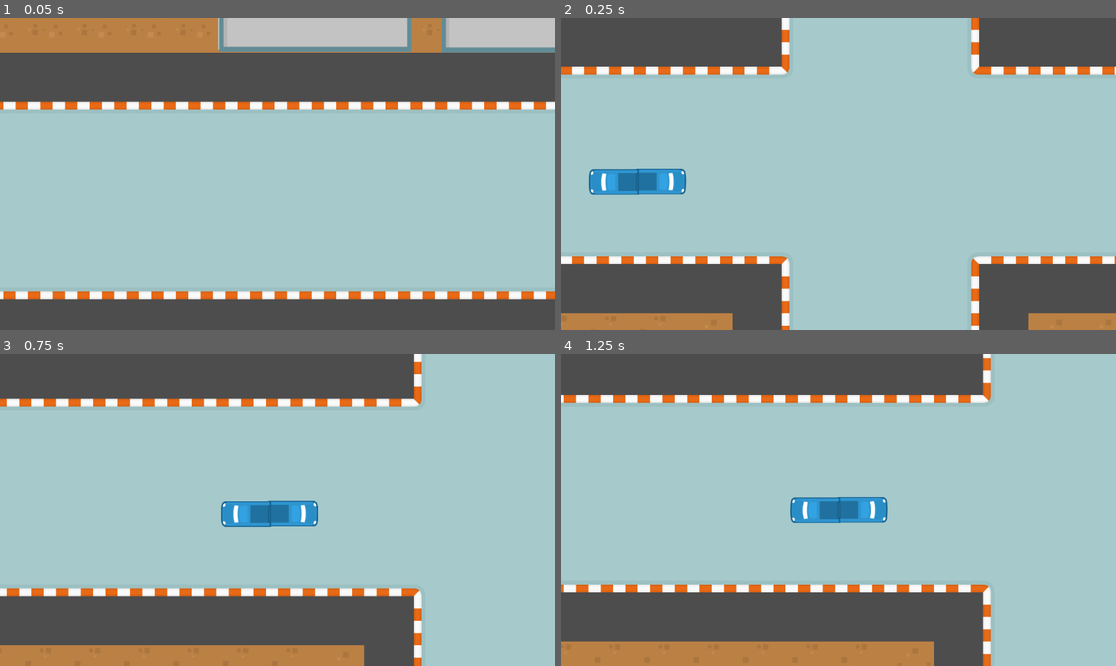
Above: before the commit, frames 1-4 (two rows, left to right).
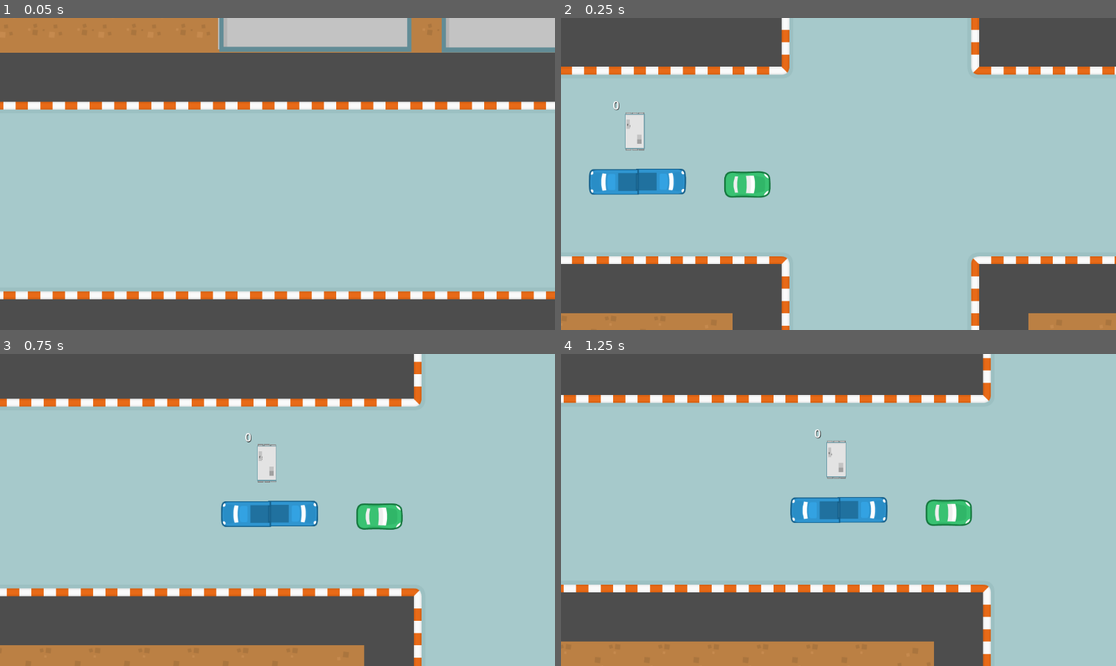
Above: after the commit, the same moments.

Repository: mgardne8/LoopDriver
Game: Godot game, scene res://Assets/Scenes/city_level.tscn
The game is run twice, just before and just after one commit, with the same random seed, the same clock (stepped at 60 frames per second) and the same inputs.
Inputs:
- Up to frame 1 (0.05 s): no input
- Up to frame 2 (0.25 s): no input
- Up to frame 3 (0.75 s): hold D (steer_right) from 0.53 s (still down); tap Q (shake) at 0.6 s
- Up to frame 4 (1.25 s): keep holding D (steer_right)

Frame 1 is identical in both runs. In frame 2, 1.1% of the frame differs, in the area x 9-38%, y 26-58%; in frame 3, 1.1%; in frame 4, 1.1%, in the area x 45-75%, y 24-56%.

Commit message:
Bus Stop code and bus interact with rigid body cars

Diff:
--- a/Assets/Scenes/city_level.tscn
+++ b/Assets/Scenes/city_level.tscn
@@ -9,6 +9,8 @@
 [ext_resource type="Texture2D" uid="uid://c2bclqamlhk6d" path="res://Assets/Art/Buildings/buildingssoddlb.png" id="7_vo2fp"]
 [ext_resource type="Texture2D" uid="uid://dlxyj2ei8qur5" path="res://Assets/Art/Buildings/h.png" id="8_1g1sn"]
 [ext_resource type="Texture2D" uid="uid://djvcl66wdokvi" path="res://Assets/Art/Buildings/buildinghousegrey.png" id="9_oj2qf"]
+[ext_resource type="PackedScene" uid="uid://wxk8k8ltjdyl" path="res://NPCs/NPCCar.tscn" id="10_1shv3"]
+[ext_resource type="PackedScene" uid="uid://c1jb12ryhqsh8" path="res://Busstop/BusStop.tscn" id="11_e7jev"]
 
 [sub_resource type="TileSetAtlasSource" id="TileSetAtlasSource_fda8d"]
 texture = ExtResource("1_i0rqf")
@@ -384,3 +386,9 @@
 position = Vector2(343, -3781)
 scale = Vector2(0.542276, 0.535049)
 texture = ExtResource("9_oj2qf")
+
+[node name="NpcCar" parent="." instance=ExtResource("10_1shv3")]
+position = Vector2(-4186, 177)
+
+[node name="BusStop" parent="." instance=ExtResource("11_e7jev")]
+position = Vector2(-4501, 39)
--- /dev/null
+++ b/Busstop/BusStop.tscn
@@ -0,0 +1,48 @@
+[gd_scene load_steps=4 format=3 uid="uid://c1jb12ryhqsh8"]
+
+[ext_resource type="Script" path="res://Busstop/bus_stop.gd" id="1_03mo6"]
+[ext_resource type="Texture2D" uid="uid://bgtd857gu0djt" path="res://Assets/Art/Buildings/building.png" id="2_hcnyk"]
+
+[sub_resource type="RectangleShape2D" id="RectangleShape2D_fg8rs"]
+size = Vector2(47, 100)
+
+[node name="BusStop" type="Node2D"]
+script = ExtResource("1_03mo6")
+
+[node name="Busparking" type="Area2D" parent="."]
+collision_mask = 3
+
+[node name="BusParkingCol" type="CollisionShape2D" parent="Busparking"]
+position = Vector2(25, 0)
+shape = SubResource("RectangleShape2D_fg8rs")
+
+[node name="NewPassengerArrival" type="Timer" parent="."]
+unique_name_in_owner = true
+one_shot = true
+autostart = true
+
+[node name="PassengerCountLabel" type="Label" parent="."]
+offset_left = -33.0
+offset_top = -89.0
+offset_right = 50.0
+offset_bottom = -47.0
+theme_override_colors/font_shadow_color = Color(0, 0, 0, 1)
+theme_override_colors/font_outline_color = Color(0, 0, 0, 1)
+theme_override_font_sizes/font_size = 30
+text = "count"
+
+[node name="PassengerBoardingTime" type="Timer" parent="."]
+unique_name_in_owner = true
+wait_time = 0.8
+one_shot = true
+
+[node name="Building" type="Sprite2D" parent="."]
+position = Vector2(21, -1.65612)
+rotation = 1.5708
+scale = Vector2(0.129405, 0.1)
+texture = ExtResource("2_hcnyk")
+
+[connection signal="body_entered" from="Busparking" to="." method="_on_busparking_body_entered"]
+[connection signal="body_exited" from="Busparking" to="." method="_on_busparking_body_exited"]
+[connection signal="timeout" from="NewPassengerArrival" to="." method="_on_new_passenger_arrival_timeout"]
+[connection signal="timeout" from="PassengerBoardingTime" to="." method="_on_passenger_boarding_time_timeout"]
--- /dev/null
+++ b/Busstop/bus_stop.gd
@@ -0,0 +1,40 @@
+extends Node2D
+class_name Bus_Stop
+
+var passengers_waiting
+var destination_number
+var stop_popularity : float = 2 #lower number = more people showing up
+
+
+func _ready() -> void:
+	passengers_waiting = 0
+	%NewPassengerArrival.wait_time = randf_range(stop_popularity,stop_popularity/2)
+	%NewPassengerArrival.start()
+
+func new_passenger():
+	passengers_waiting += 1
+
+func load_passengers():
+	%NewPassengerArrival.stop()
+	%PassengerBoardingTime.start()
+
+func _on_passenger_boarding_time_timeout() -> void:
+	passengers_waiting -= 1
+	%PassengerBoardingTime.start()
+
+func _physics_process(delta: float) -> void:
+	$PassengerCountLabel.text = str(passengers_waiting)
+
+func _on_busparking_body_entered(body: Node2D) -> void:
+	if body.is_in_group("PlayerBus"):
+		load_passengers()
+
+func _on_busparking_body_exited(body: Node2D) -> void:
+	%PassengerBoardingTime.stop()
+	%NewPassengerArrival.wait_time = stop_popularity
+	%NewPassengerArrival.start()
+
+func _on_new_passenger_arrival_timeout() -> void:
+	new_passenger()
+	%NewPassengerArrival.wait_time = randf_range(stop_popularity,stop_popularity/2)
+	%NewPassengerArrival.start()
--- a/NPCs/NPCCar.tscn
+++ b/NPCs/NPCCar.tscn
@@ -1,7 +1,9 @@
-[gd_scene load_steps=5 format=3 uid="uid://wxk8k8ltjdyl"]
+[gd_scene load_steps=6 format=3 uid="uid://wxk8k8ltjdyl"]
 
 [ext_resource type="Script" path="res://NPCs/npc_car.gd" id="1_nvfl2"]
 [ext_resource type="Texture2D" uid="uid://bfrpxoanqlad5" path="res://Assets/Art/spritesheet_vehicles.png" id="2_khfyf"]
+
+[sub_resource type="PhysicsMaterial" id="PhysicsMaterial_x45ld"]
 
 [sub_resource type="CapsuleShape2D" id="CapsuleShape2D_nvfl2"]
 radius = 34.0
@@ -13,6 +15,9 @@
 
 [node name="NpcCar" type="RigidBody2D"]
 position = Vector2(0, -1)
+collision_layer = 4
+collision_mask = 7
+physics_material_override = SubResource("PhysicsMaterial_x45ld")
 script = ExtResource("1_nvfl2")
 
 [node name="CollisionShape2D" type="CollisionShape2D" parent="."]
--- a/PlayerBus/PlayerBus.tscn
+++ b/PlayerBus/PlayerBus.tscn
@@ -11,7 +11,11 @@
 radius = 32.0
 height = 252.0
 
-[node name="CharacterBody2D" type="CharacterBody2D"]
+[node name="CharacterBody2D" type="CharacterBody2D" groups=["PlayerBus"]]
+collision_layer = 2
+collision_mask = 3
+platform_on_leave = 2
+platform_floor_layers = 4294967291
 script = ExtResource("1_gkev4")
 
 [node name="Sprite2D" type="Sprite2D" parent="."]
--- a/character_body_2d.gd
+++ b/character_body_2d.gd
@@ -14,9 +14,16 @@
 var handbreak_traction = 0.001
 var handbrake_strength = -100
 var handbraking = false
+var weight = 1
+var velocity_prev
+
+var passenger_count : int
 
 var acceleration = Vector2.ZERO
 var steer_direction
+
+func _ready() -> void:
+	passenger_count = 0
 
 func _physics_process(delta: float) -> void:
 	acceleration = Vector2.ZERO
@@ -28,6 +35,11 @@
 	calculate_steering(delta)
 	velocity += acceleration * delta
 	move_and_slide()
+
+	#for i in get_slide_collision_count():
+		#var c = get_slide_collision(i)
+		#if c.get_collider() is RigidBody2D:
+			#c.get_collider().apply_central_impulse(-c.get_normal() * velocity.length() * weight)
 
 func apply_friction():
 	if velocity.length() < 5:
--- a/project.godot
+++ b/project.godot
@@ -47,3 +47,7 @@
 "events": [Object(InputEventKey,"resource_local_to_scene":false,"resource_name":"","device":-1,"window_id":0,"alt_press …(192 unchanged characters)…
 ]
 }
+
+[physics]
+
+2d/default_gravity_vector=Vector2(0, 0)
Not shown: 1 places in Assets/Scenes/city_level.tscn that only renumber resources
